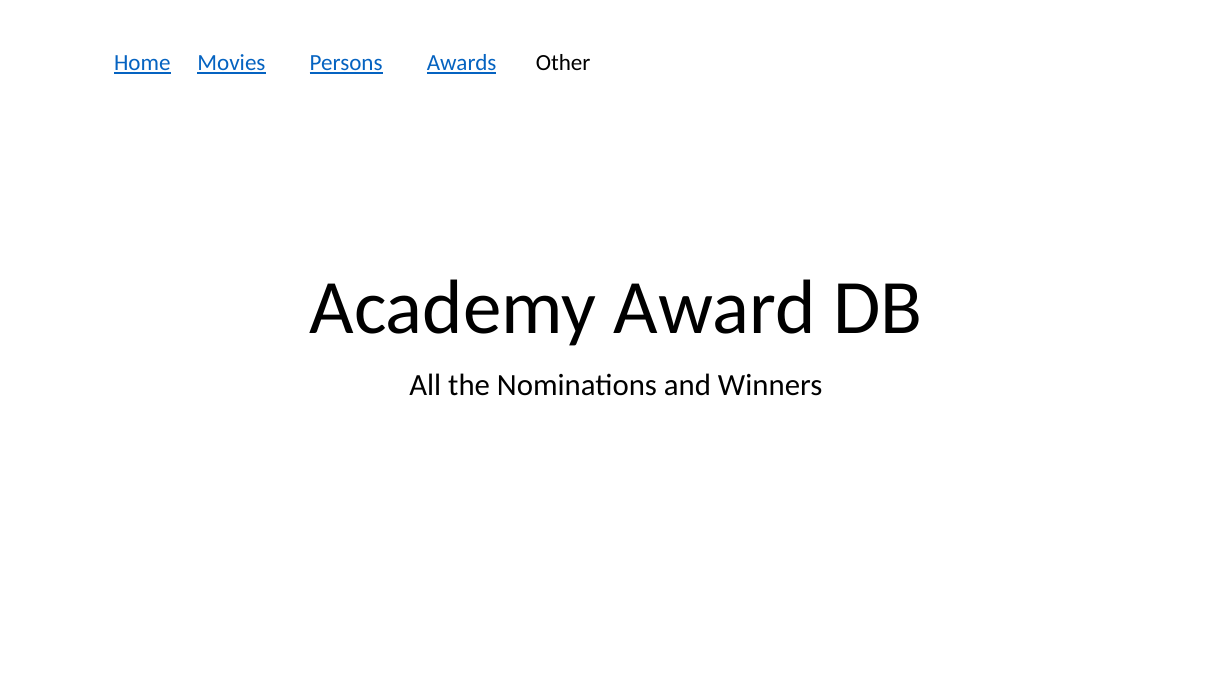
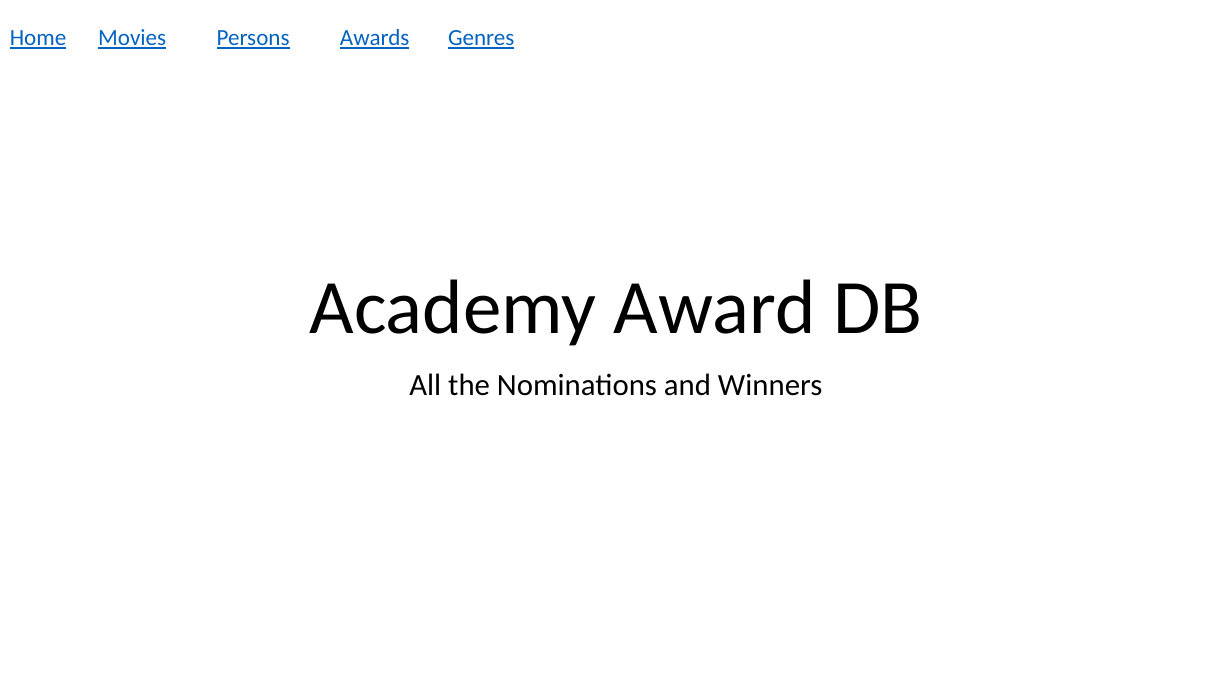
Before and after one commit to Joebahou/AcademyAwardsDB, a slide deck: slide 1 of Academy Award DB web skach.pptx. Drawn at 1232x693 pixels with LibreOffice and Linux fonts; fonts in the diff are those of the drawing. Boxes give left, top, right and bottom in pixels: in the first picture for what was removed or moved away, otherwise in the second. Text is boxed around its words. In the diff, an @@ line names an element or a change of style, - is before the commit and + after.

```diff
--- a/Academy Award DB web skach.pptx
+++ b/Academy Award DB web skach.pptx
@@ text "Home": place and size @@
-text "Home" at bbox=[114, 55, 170, 74]
+text "Home" at bbox=[10, 30, 66, 49]
@@ text "Movies": place and size @@
-text "Movies" at bbox=[197, 54, 265, 74]
+text "Movies" at bbox=[98, 29, 166, 49]
@@ text "Persons": place and size @@
-text "Persons" at bbox=[310, 55, 383, 74]
+text "Persons" at bbox=[217, 30, 290, 49]
@@ text "Awards": place and size @@
-text "Awards" at bbox=[427, 54, 497, 74]
+text "Awards" at bbox=[340, 29, 410, 49]
@@ text added at bbox=[448, 30, 514, 49], 18 pt, text #0563C1, underline @@
+Genres
@@ text removed at bbox=[536, 54, 591, 70] @@
-Other
```
Also in this commit, not shown: 7 other slides changed, 1 slide added, 3 slides removed, 2 other files.
